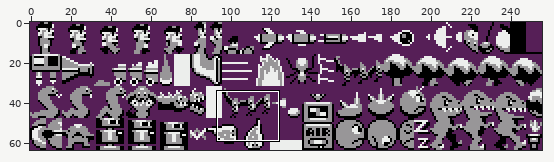
File history of a sprite sheet, gfx/sprites.png. The first picture is a wide view before the edit; the outline marks the close-up.
Close-up. Before the edit:
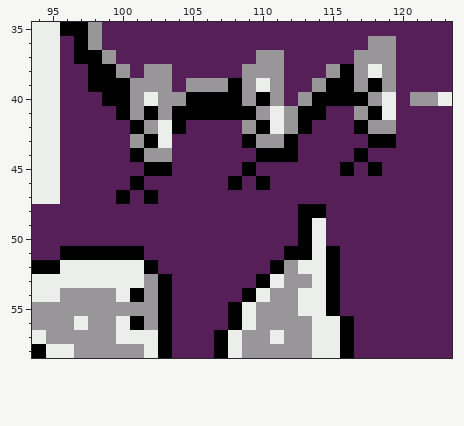
The file is 256x64 pixels. Shown: x 94..123, y 35..58. The commit also changed other parts of the picture, which this record leaves out.
And afterwards:
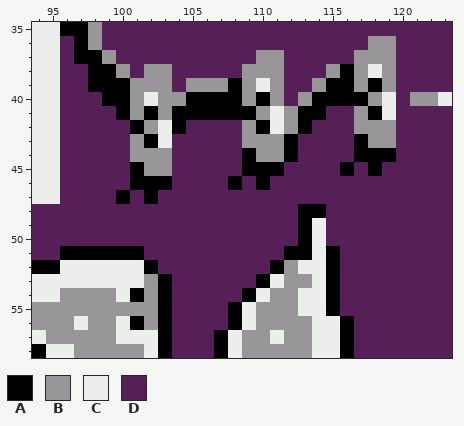
Palette (. is transparent): A #000000  B #989698  C #eceeec  D #561f57
Difference:
Colour D gives way to colour A in row 43 at x 117; in row 44 at x 109 and 118 to 119; in row 45 at x 101 and 110 to 111; in row 46 at x 102 to 103.
Colour A gives way to colour B in row 42 at x 117; in row 43 at x 109 and 118 to 119; in row 44 at x 101 and 110 to 111; in row 45 at x 102 to 103.
Where, in picture pixels (left, top, right, bottom), the same in both close-ups:
changed: (354, 120, 396, 162)
changed: (242, 134, 284, 176)
changed: (130, 148, 172, 190)
